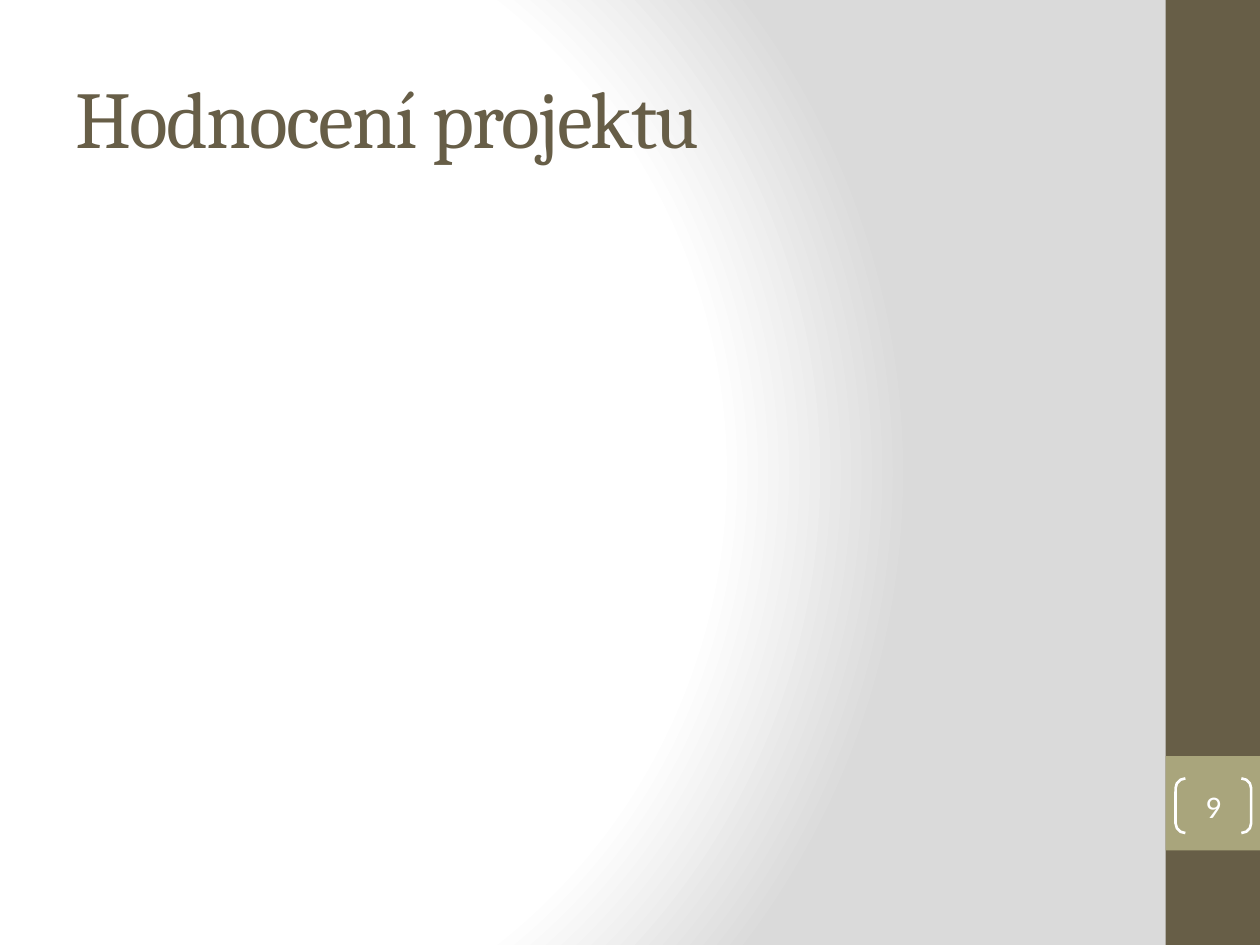
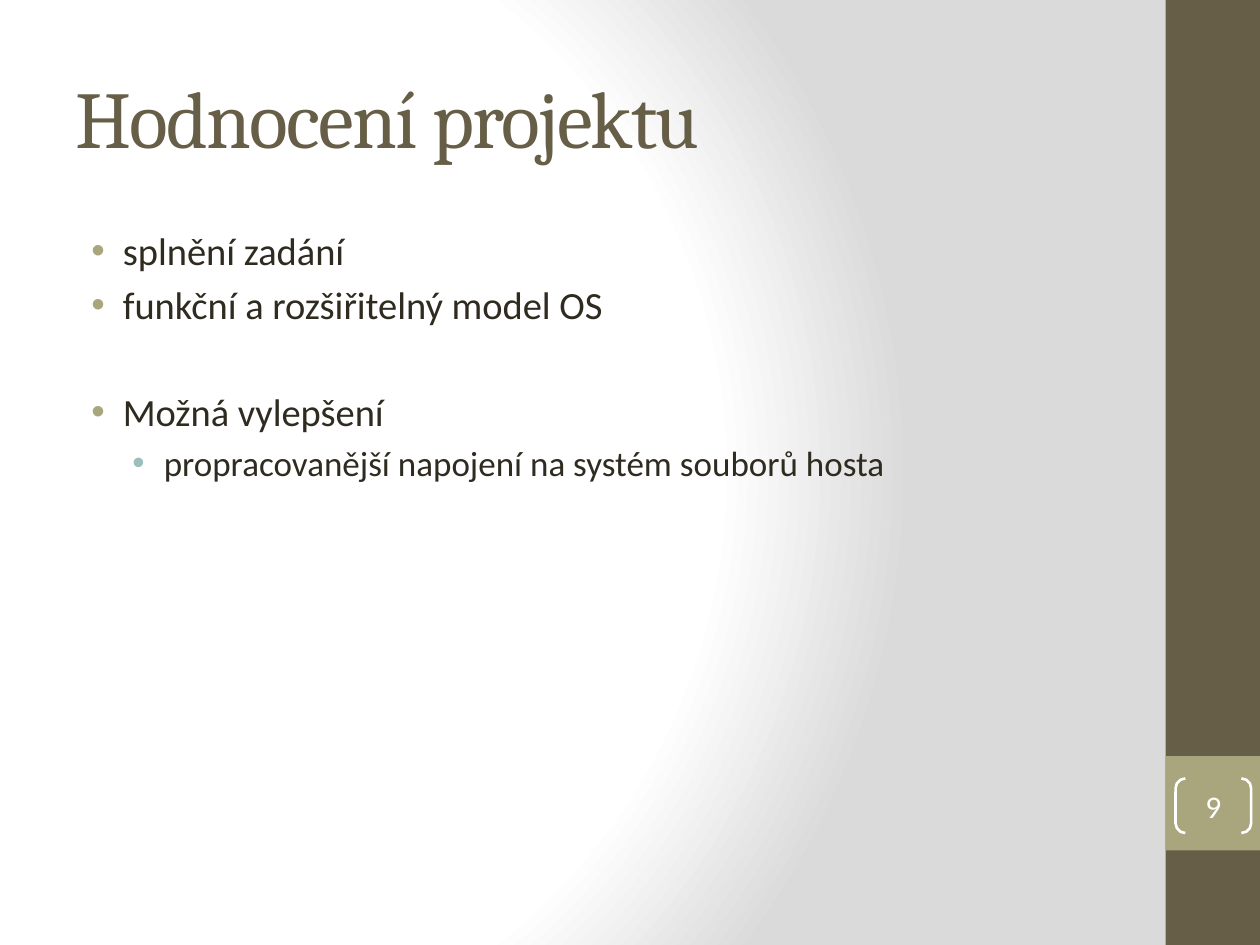
Before and after one commit to RadekBouda/OS-BlBoSt, a slide deck: slide 9 of blbost-final.pptx. Drawn at 1260x945 pixels with LibreOffice and Linux fonts; fonts in the diff are those of the drawing. Boxes give left, top, right and bottom in pixels: in the first picture for what was removed or moved away, otherwise in the second. Text is boxed around its words. In the diff, an @@ line names an element or a change of style, - is before the commit and + after.

Commit message:
Presentation update. Selfreflection slide added.

```diff
--- a/blbost-final.pptx
+++ b/blbost-final.pptx
@@ text added at [123,238,884,482], 22 pt, text #2F2B20 @@
+• splnění zadání
+• funkční a rozšiřitelný model OS
+• Možná vylepšení
+  • propracovanější napojení na systém souborů hosta
```
